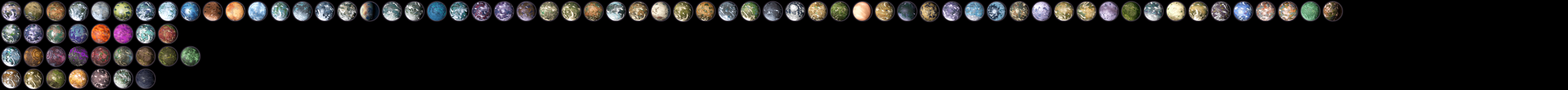
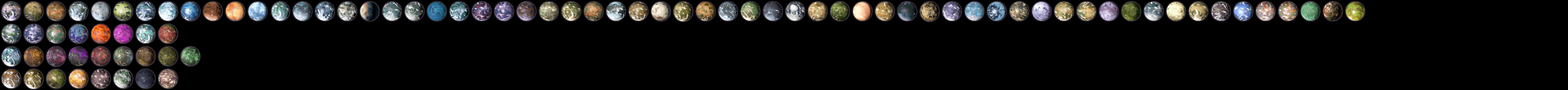
Layer changes from the first w=1568, h=90 image to the second:
added layer "Layer 96" above "Layer 93" over (x1=158, y1=68, x2=178, y2=88)
added layer "Layer 97" above "Layer 94" over (x1=1345, y1=1, x2=1365, y2=21)
